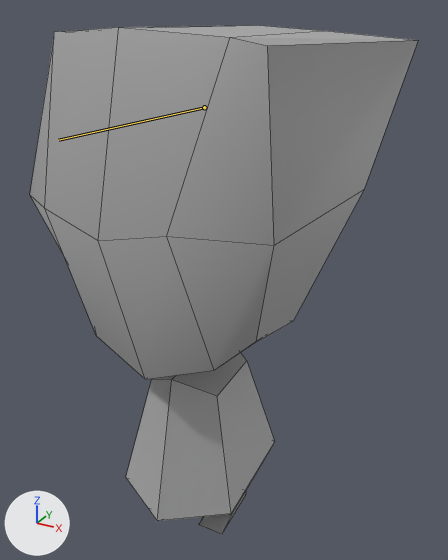
Renders of the FBX model Content/Animation/chat_idle.fbx from each side of a commit.
Before and after are seen from a 50 mm lens placed at (0.392, -0.647, 0.761), pointed at (0.021, 0.028, 0.423). Every picture has the same lights, and +X, +Y and +Z are marked at lower left. The older version comes first. Both versions are drawn at frame 10 of the action 'Take 001'; the numbers are the values there. The bones that change are drawn over the model as lines. Mesh edges are drawn as thin lines.
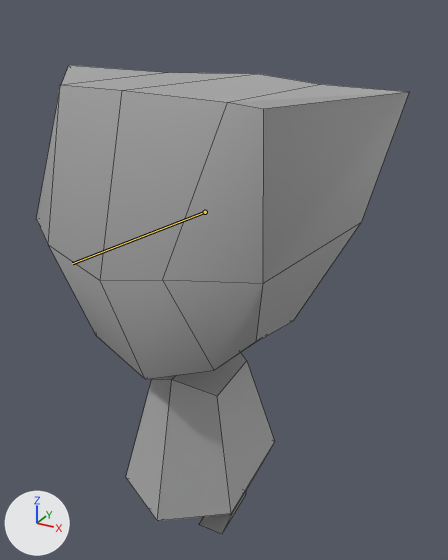
Changed parts and their boxes (x1, y1, x2, y2) in the pictures (448 x 560 px):
'pCube12', posed (8% shorter)
    before: (30, 25, 418, 534)
    after: (36, 65, 409, 534)
bone 'chatRig_Head', root to tip
    before: (204, 107) to (58, 140)
    after: (205, 212) to (72, 263)

The change in detail:
Bone 'chatRig_Head' (bone_chatrig_head) moves from (13.2, -0.7, -0.5) to (0.0, -0.7, -0.5).
